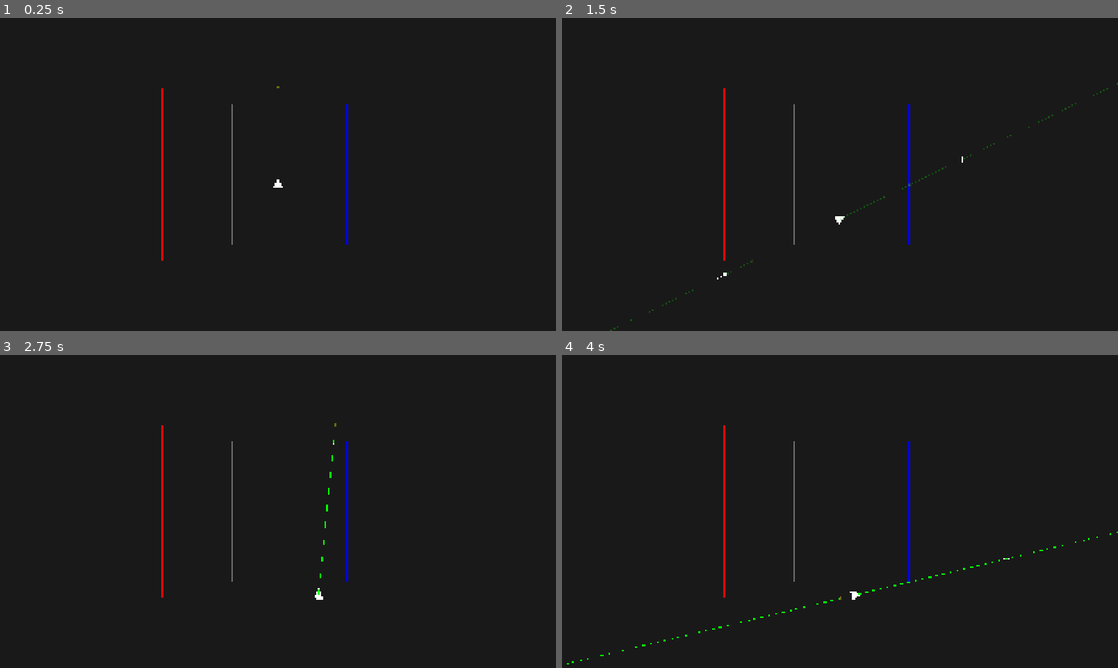
Above: before the commit, frames 1-4 (two rows, left to right).
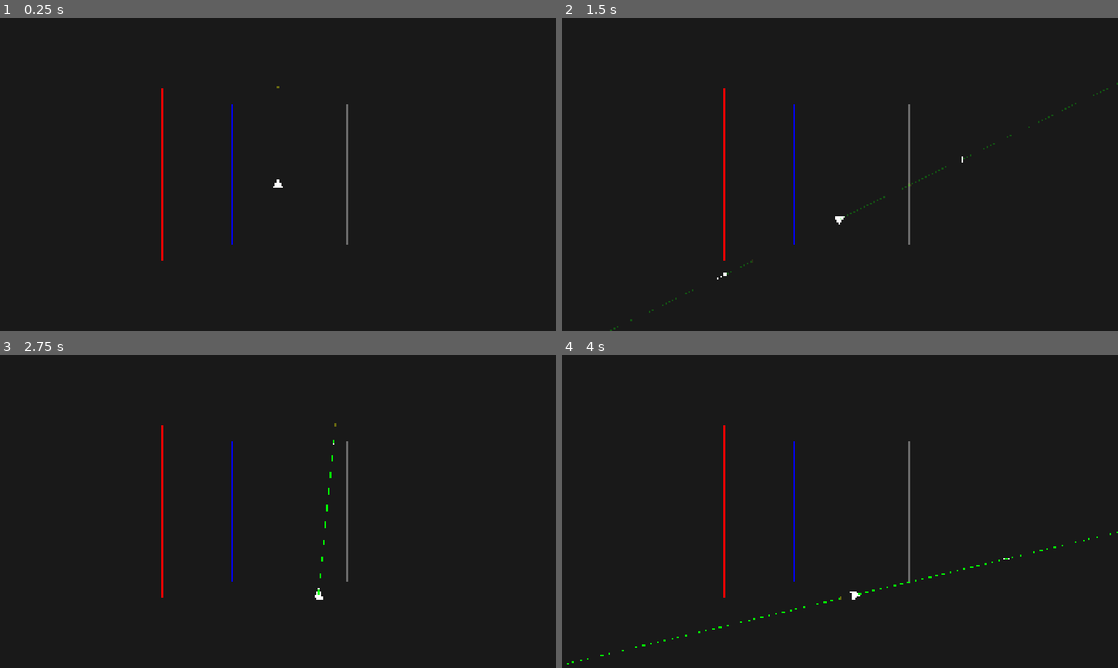
Above: after the commit, the same moments.

Repository: AlonKellner-RedHat/ricochet-game-v2
Game: Godot game, scene res://scenes/open_room_playable.tscn
Two runs of this game, one before a commit and one after it. Both use one fixed random seed, a clock stepped at 60 frames per second and the inputs below.
Inputs (mouse positions are in pixels of both pictures, inside the frame that each line leads up to):
- Up to frame 1 (0.25 s): no input
- Up to frame 2 (1.5 s): tap Enter at 0.5 s; move the mouse to (962, 158) at 0.52 s; hold D (move_right) 0.53-1.25 s; hold Space (fire) 0.53-1.25 s; click (962, 158) at 0.67 s; drag from (728, 190) to (812, 237) at 1.27 s
- Up to frame 3 (2.75 s): move the mouse to (333, 442) at 2.02 s; hold D (move_right) from 2.03 s (still down); tap Alt at 2.1 s
- Up to frame 4 (4 s): release D (move_right) at 2.75 s; drag from (812, 574) to (673, 464) at 2.77 s; tap Enter at 3.5 s; move the mouse to (1006, 558) at 3.52 s; hold A (move_left) from 3.53 s (still down); tap C at 3.6 s

The runs differ from the first frame. In frame 1, 0.3% of the frame differs, in the area x 41-63%, y 27-73%; in frame 2, 0.3%; in frame 3, 0.3%; in frame 4, 0.3%.

Commit message:
Fix surface side rendering to match actual behavior
The two-tone rendering (blue/gray) now uses determine_side() to map
LEFT/RIGHT configs to the correct geometric side. Previously assumed
+normal = LEFT, which was reversed for some segment orientations.

Hover highlight also fixed to appear on the correct geometric side.

4 new tests verifying:
- Side determination maps correctly for vertical lines
- Trace reflects on the correct side
- Rendered color matches the side that actually bounces

Co-Authored-By: Claude Opus 4.6 <noreply@anthropic.com>

Diff:
--- a/scripts/game/surface_node.gd
+++ b/scripts/game/surface_node.gd
@@ -47,18 +47,28 @@
 	if left_color == right_color:
 		draw_line(surface.segment.start, surface.segment.end, left_color, LINE_WIDTH)
 	else:
+		var mid := (surface.segment.start + surface.segment.end) / 2.0
 		var seg_dir := (surface.segment.end - surface.segment.start).normalized()
 		var normal := Vector2(-seg_dir.y, seg_dir.x)
+		var test_point := mid + normal * SIDE_OFFSET
+		var side_at_normal: Side.Value = surface.segment.determine_side(test_point)
 		var offset := normal * SIDE_OFFSET
 		var left_alpha := 1.0 if left_config.interactive else 0.5
 		var right_alpha := 1.0 if right_config.interactive else 0.5
-		draw_line(surface.segment.start + offset, surface.segment.end + offset, Color(left_color, left_alpha), LINE_WIDTH * 0.5)
-		draw_line(surface.segment.start - offset, surface.segment.end - offset, Color(right_color, right_alpha), LINE_WIDTH * 0.5)
+		if side_at_normal == Side.Value.LEFT:
+			draw_line(surface.segment.start + offset, surface.segment.end + offset, Color(left_color, left_alpha), LINE_WIDTH * 0.5)
+			draw_line(surface.segment.start - offset, surface.segment.end - offset, Color(right_color, right_alpha), LINE_WIDTH * 0.5)
+		else:
+			draw_line(surface.segment.start + offset, surface.segment.end + offset, Color(right_color, right_alpha), LINE_WIDTH * 0.5)
+			draw_line(surface.segment.start - offset, surface.segment.end - offset, Color(left_color, left_alpha), LINE_WIDTH * 0.5)
 
 	if _hover_side >= 0:
-		var seg_dir := (surface.segment.end - surface.segment.start).normalized()
-		var normal := Vector2(-seg_dir.y, seg_dir.x)
-		var hover_offset := normal * (SIDE_OFFSET + 2.0) * (1.0 if _hover_side == Side.Value.LEFT else -1.0)
+		var seg_dir2 := (surface.segment.end - surface.segment.start).normalized()
+		var normal2 := Vector2(-seg_dir2.y, seg_dir2.x)
+		var mid2 := (surface.segment.start + surface.segment.end) / 2.0
+		var side_at_n2: Side.Value = surface.segment.determine_side(mid2 + normal2 * SIDE_OFFSET)
+		var sign2 := 1.0 if side_at_n2 == _hover_side else -1.0
+		var hover_offset := normal2 * (SIDE_OFFSET + 2.0) * sign2
 		draw_line(surface.segment.start + hover_offset, surface.segment.end + hover_offset, HOVER_COLOR, HOVER_WIDTH)
 
 	if _plan_indices.size() > 0:
--- /dev/null
+++ b/tests/test_surface_side_visual.gd
@@ -0,0 +1,104 @@
+extends GutTest
+
+func before_each() -> void:
+	Surface.reset_id_counter()
+
+func test_side_visual_matches_behavior_vertical_mirror() -> void:
+	var seg := Segment.new(Vector2(500, 0), Vector2(500, 600), Vector2(500, 300))
+	var carrier := seg.get_carrier()
+	var refl := ReflectionEffect.new(carrier)
+	var left_config := SideConfig.new(refl, true)
+	var right_config := SideConfig.new(null, false)
+	var surf := Surface.new(seg, left_config, right_config, false, false)
+
+	var point_x400 := Vector2(400, 300)
+	var point_x600 := Vector2(600, 300)
+
+	var side_at_400: Side.Value = seg.determine_side(point_x400)
+	var side_at_600: Side.Value = seg.determine_side(point_x600)
+
+	var config_at_400: SideConfig = surf.active_side_config(side_at_400, GameState.new())
+	var config_at_600: SideConfig = surf.active_side_config(side_at_600, GameState.new())
+
+	var reflects_at_400 := config_at_400.effect is ReflectionEffect
+	var reflects_at_600 := config_at_600.effect is ReflectionEffect
+
+	gut.p("Point x=400 is on side %d, reflects=%s" % [side_at_400, reflects_at_400])
+	gut.p("Point x=600 is on side %d, reflects=%s" % [side_at_600, reflects_at_600])
+
+	assert_ne(reflects_at_400, reflects_at_600, "One side should reflect, the other should not")
+
+func test_side_left_is_which_geometric_side() -> void:
+	var seg := Segment.new(Vector2(500, 0), Vector2(500, 600), Vector2(500, 300))
+	var side_at_400: Side.Value = seg.determine_side(Vector2(400, 300))
+	var side_at_600: Side.Value = seg.determine_side(Vector2(600, 300))
+
+	gut.p("x=400 (left of line) maps to Side.Value=%d" % side_at_400)
+	gut.p("x=600 (right of line) maps to Side.Value=%d" % side_at_600)
+	gut.p("Side.Value.LEFT=%d, Side.Value.RIGHT=%d" % [Side.Value.LEFT, Side.Value.RIGHT])
+
+	assert_ne(side_at_400, side_at_600, "Opposite geometric sides should map to different Side values")
+
+func test_trace_reflects_on_correct_side() -> void:
+	var seg := Segment.new(Vector2(500, 0), Vector2(500, 600), Vector2(500, 300))
+	var carrier := seg.get_carrier()
+	var refl := ReflectionEffect.new(carrier)
+	var left_config := SideConfig.new(refl, true)
+	var right_config := SideConfig.new(null, false)
+	var surf := Surface.new(seg, left_config, right_config, false, false)
+
+	var wall := RoomBuilder.create_block_surface(Vector2(200, 0), Vector2(200, 600), Vector2(200, 300))
+	var surfaces: Array[Surface] = [surf, wall]
+
+	var side_at_300: Side.Value = seg.determine_side(Vector2(300, 300))
+	var config_at_300: SideConfig = surf.active_side_config(side_at_300, GameState.new())
+	var from_left_reflects: bool = config_at_300.effect is ReflectionEffect
+
+	var dir_from_left := Direction.new(Vector2(300, 300), Vector2(600, 300))
+	var path_from_left := Tracer.trace(Vector2(300, 300), dir_from_left, surfaces, GameState.new())
+
+	var dir_from_right := Direction.new(Vector2(700, 300), Vector2(400, 300))
+	var path_from_right := Tracer.trace(Vector2(700, 300), dir_from_right, surfaces, GameState.new())
+
+	var bounced_from_left: bool = path_from_left.steps.size() >= 2 and path_from_left.steps[1].end.x < 500.0
+	var bounced_from_right: bool = path_from_right.steps.size() >= 2 and path_from_right.steps[1].end.x > 500.0
+
+	gut.p("From x=300 (left): reflects=%s, bounced=%s" % [from_left_reflects, bounced_from_left])
+	gut.p("From x=700 (right): bounced=%s" % bounced_from_right)
+
+	if from_left_reflects:
+		assert_true(bounced_from_left, "LEFT=reflection: approaching from left should bounce")
+		assert_false(bounced_from_right, "LEFT=reflection: approaching from right should pass through")
+	else:
+		assert_false(bounced_from_left, "RIGHT=reflection: approaching from left should pass through")
+		assert_true(bounced_from_right, "RIGHT=reflection: approaching from right should bounce")
+
+func test_surface_node_color_matches_behavior() -> void:
+	var seg := Segment.new(Vector2(500, 0), Vector2(500, 600), Vector2(500, 300))
+	var carrier := seg.get_carrier()
+	var refl := ReflectionEffect.new(carrier)
+	var left_config := SideConfig.new(refl, true)
+	var right_config := SideConfig.new(null, false)
+	var surf := Surface.new(seg, left_config, right_config, false, false)
+
+	var node := Node2D.new()
+	node.set_script(load("res://scripts/game/surface_node.gd"))
+	add_child_autofree(node)
+	node.setup(surf)
+
+	var left_color: Color = node._effect_color(left_config)
+	var right_color: Color = node._effect_color(right_config)
+
+	assert_eq(left_color, Color.BLUE, "LEFT config (reflection) should render blue")
+	assert_eq(right_color, Color.GRAY, "RIGHT config (pass-through) should render gray")
+
+	var side_at_400: Side.Value = seg.determine_side(Vector2(400, 300))
+	var rendered_color_at_400: Color = node._effect_color(surf.active_side_config(side_at_400, GameState.new()))
+
+	gut.p("Visual side at x=400: color=%s (blue=reflection, gray=passthrough)" % rendered_color_at_400)
+
+	var bounces_at_400: bool = surf.active_side_config(side_at_400, GameState.new()).effect is ReflectionEffect
+	if bounces_at_400:
+		assert_eq(rendered_color_at_400, Color.BLUE, "Side that bounces should be blue")
+	else:
+		assert_eq(rendered_color_at_400, Color.GRAY, "Side that passes through should be gray")
